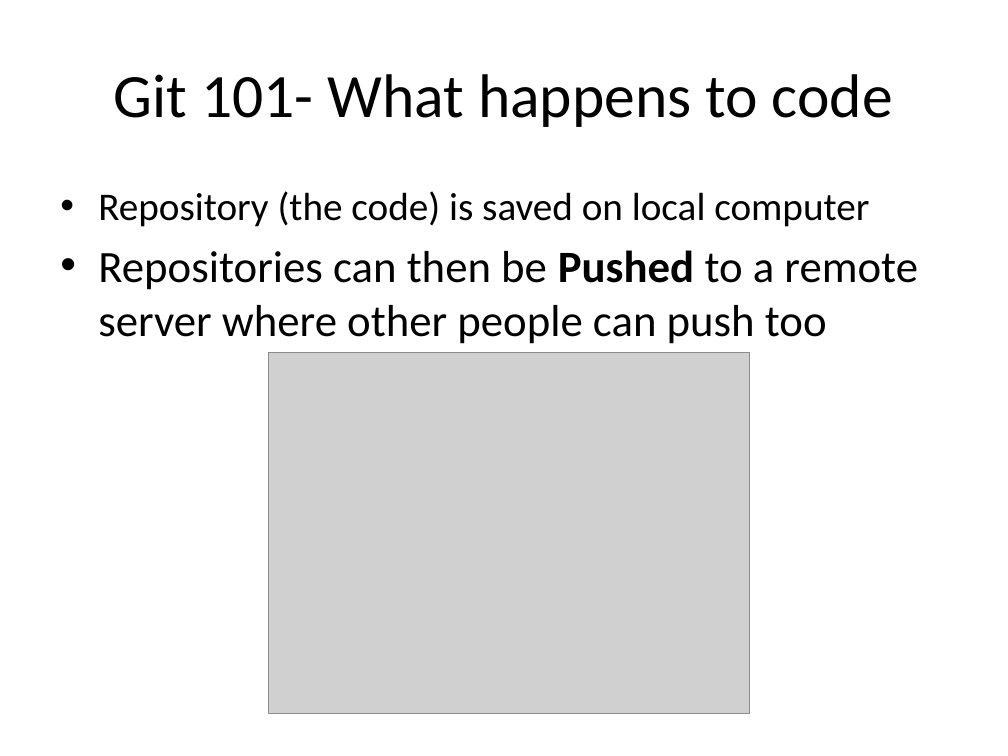
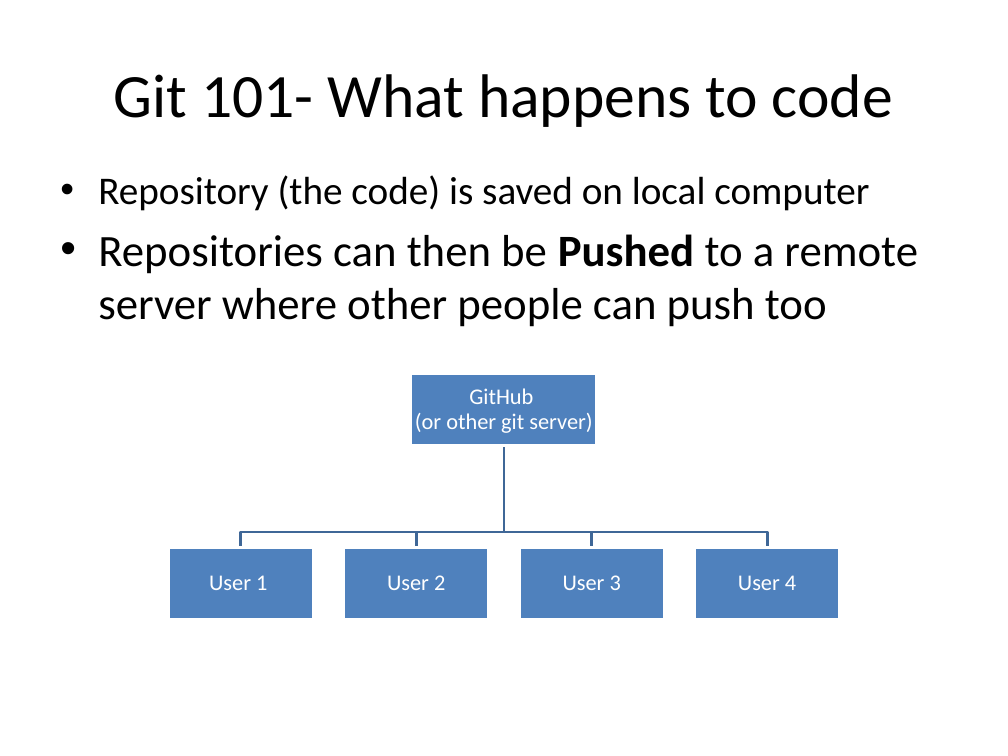
Before and after one commit to sjfricke/IEEE-Mini-Projects-UW-Madison, a slide deck: slide 5 of Tutorial/PowerPoint Versions/Git and using GitHub.pptx. Drawn at 1008x756 pixels with LibreOffice and Linux fonts; fonts in the diff are those of the drawing; grey boxes stand for pictures. Boxes give left, top, right and bottom in pixels: in the first picture for what was removed or moved away, otherwise in the second. Text is boxed around its words. In the diff, an @@ line names an element or a change of style, - is before the commit and + after.

```diff
--- a/Tutorial/PowerPoint Versions/Git and using GitHub.pptx
+++ b/Tutorial/PowerPoint Versions/Git and using GitHub.pptx
@@ text "Repository (the code) is saved ...": place and size @@
-text "Repository (the code) is saved ..." at (98, 191, 918, 344)
+text "Repository (the code) is saved ..." at (98, 175, 918, 327)
@@ picture removed at (269, 353, 750, 714) @@
@@ group added at (168, 373, 840, 620): 5 rectangles, 5 texts, 4 freeform shapes @@
+GitHub
+(or other git server)
+User 1
+User 2
+User 3
+User 4
```
Also in this commit, not shown: 5 other slides changed, 16 slides added, 2 other files.
